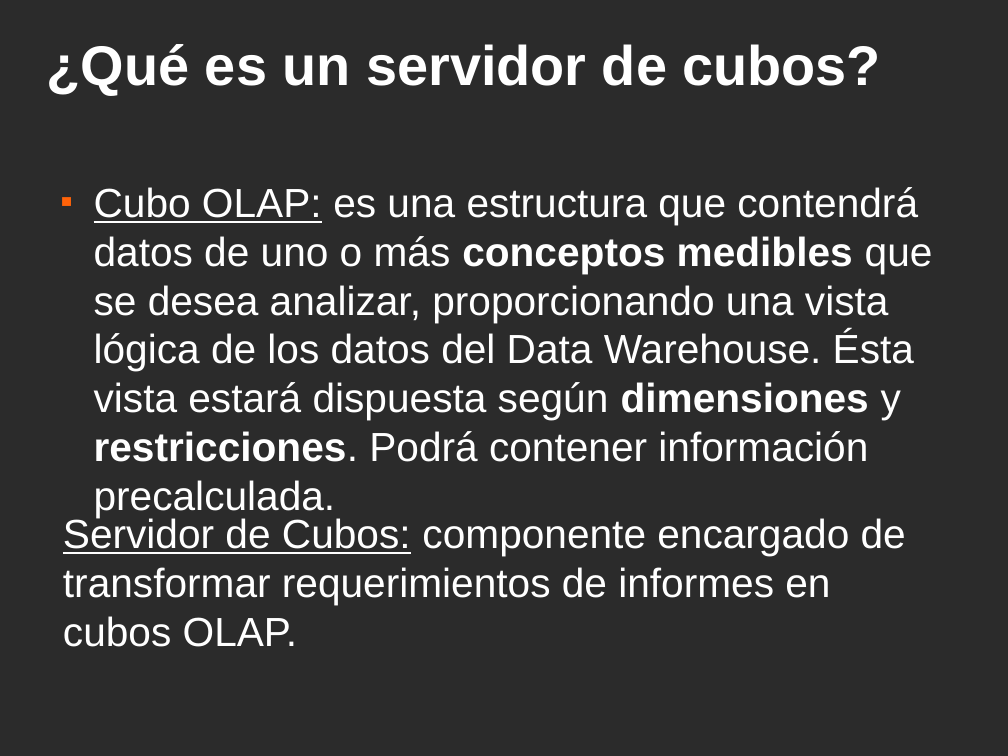
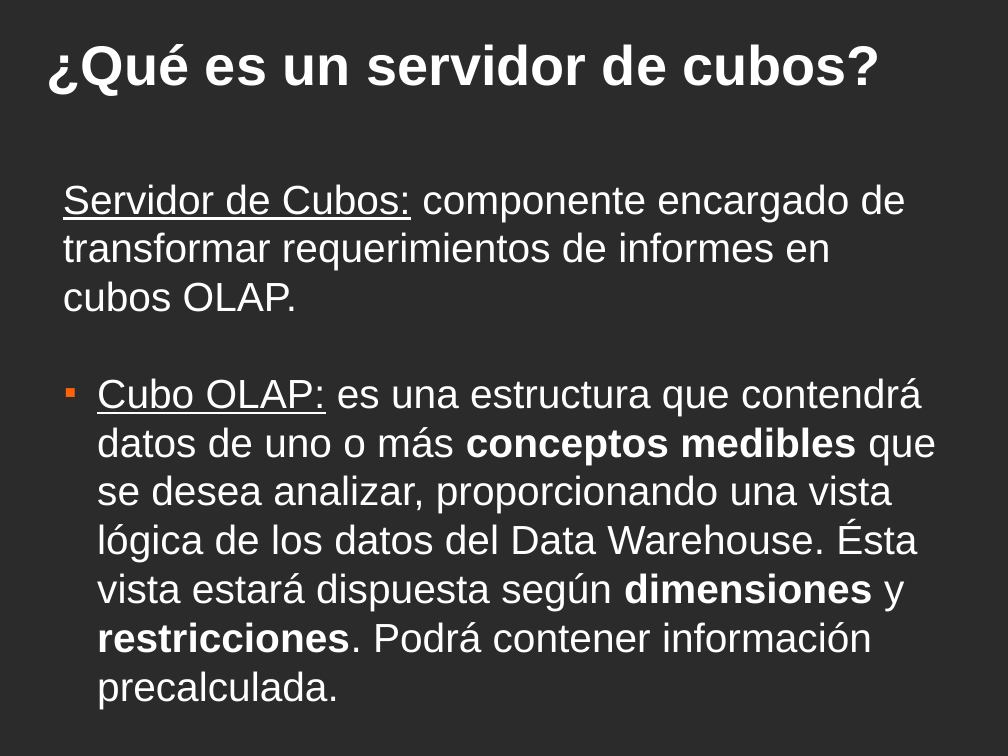
Before and after one commit to ervin45/proyectofinal, a slide deck: slide 25 of doc/material_para_la_catedra/presentacion_final/presentacion_final.odp. Drawn at 1008x756 pixels with LibreOffice and Linux fonts; fonts in the diff are those of the drawing; background and template pictures are left out; a plain dark background stands for a picture behind light text. Boxes give left, top, right and bottom in pixels: in the first picture for what was removed or moved away, otherwise in the second. Text is boxed around its words. In the diff, an @@ line names an element or a change of style, - is before the commit and + after.

```diff
--- a/doc/material_para_la_catedra/presentacion_final/presentacion_final.odp
+++ b/doc/material_para_la_catedra/presentacion_final/presentacion_final.odp
@@ text "Servidor de Cubos: componente encargado ...": place and size @@
-text "Servidor de Cubos: componente encargado ..." at <box>63,516,906,647</box>
+text "Servidor de Cubos: componente encargado ..." at <box>63,184,906,312</box>
@@ text "Cubo OLAP: es una estructura ...": place and size @@
-text "Cubo OLAP: es una estructura ..." at <box>94,187,933,517</box>
+text "Cubo OLAP: es una estructura ..." at <box>97,378,936,708</box>
```
Also in this commit, not shown: 7 other slides changed, 1 slide removed.
